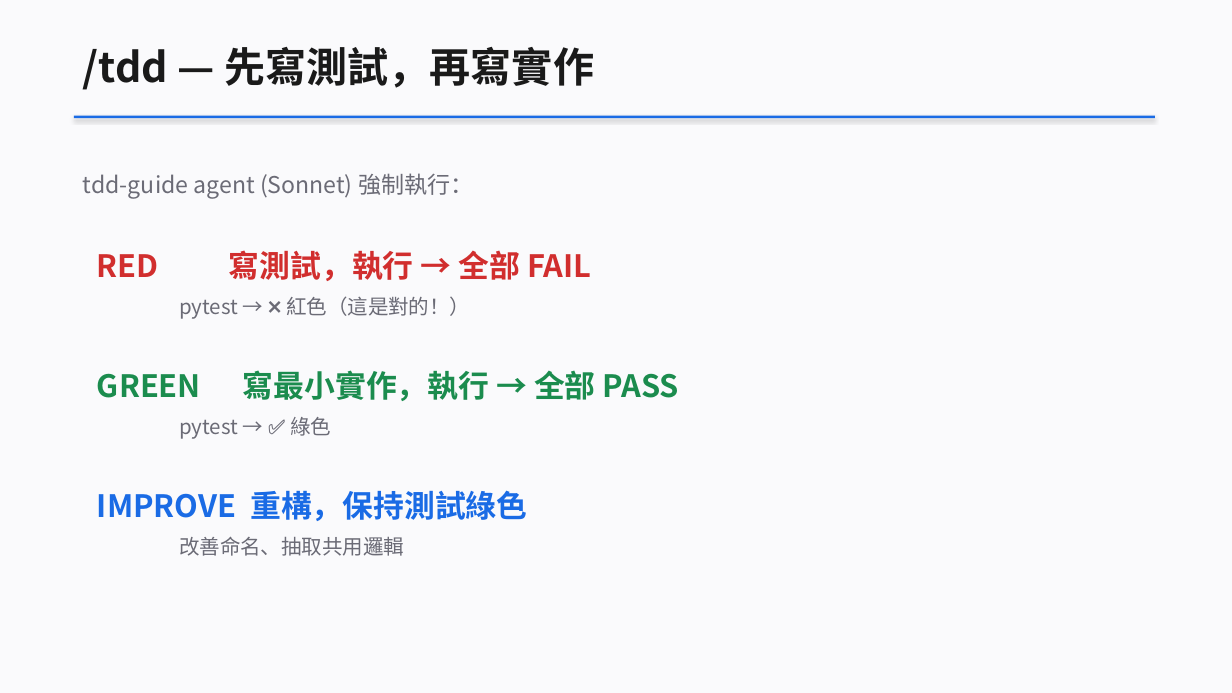
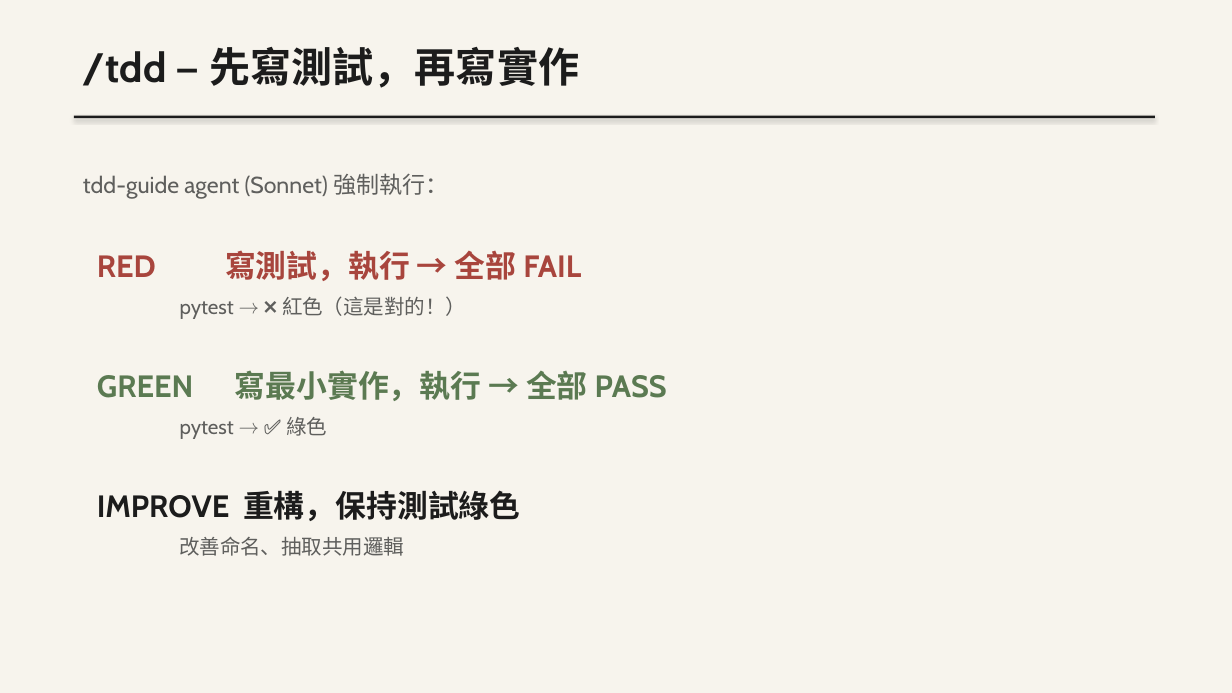
Before and after one commit to bheadwei/claude-GUNDAM-zh-tw, a slide deck: slide 21 of workshop/docs/slides/VibeCoding_Workshop.pptx. Drawn at 1232x693 pixels with LibreOffice and Linux fonts; fonts in the diff are those of the drawing. Boxes give left, top, right and bottom in pixels: in the first picture for what was removed or moved away, otherwise in the second. Text is boxed around its words. In the diff, an @@ line names an element or a change of style, - is before the commit and + after.

Commit message:
style(workshop): PPTX 套用 Lovable 設計風格
- 背景：純白 → Cream #f7f4ed
- 主文字：黑 → Charcoal #1c1c1c
- 強調色：藍 → Charcoal（Lovable 主 CTA 即深色）
- 語意色（綠/黃/紅）改成 Lovable 暖中性去飽和版
- 字體：微軟正黑體 → Segoe UI（Lovable system-ui fallback），CJK 維持微軟正黑體
- 程式碼區塊邊框改用 Light Cream #eceae4

來源：.claude/ui/lovable/DESIGN.md

```diff
--- a/workshop/docs/slides/VibeCoding_Workshop.pptx
+++ b/workshop/docs/slides/VibeCoding_Workshop.pptx
@@ background #FAFAFC to #F7F4ED @@
@@ text "/tdd — 先寫測試，再寫實作" at (83, 47, 579, 88): font Noto Sans CJK TC to Cabin, text colour #1A1A1A to #1C1C1C @@
@@ rectangle at (74, 116, 1155, 118): fill #1A6BE5 to #1C1C1C @@
@@ text "tdd-guide agent (Sonnet) 強制執行：" at (83, 173, 667, 556): font Noto Sans CJK TC to Cabin; text colour #6B6B76 to #5F5F5D in "tdd-guide agent (Sonnet) 強制執行：", "pytest → ❌ 紅色（這是對的！）", "pytest → ✅ 綠色", "改善命名、抽取共用邏輯"; text colour #D12E2E to #A8453D in "RED 寫測試，執行 → 全部 FAIL"; text colour #1B8C4E to #5B7A52 in "GREEN 寫最小實作，執行 → 全部 PASS"; text colour #1A6BE5 to #1C1C1C in "IMPROVE 重構，保持測試綠色" @@
```
Also in this commit, not shown: 38 other slides changed, 1 other file.
